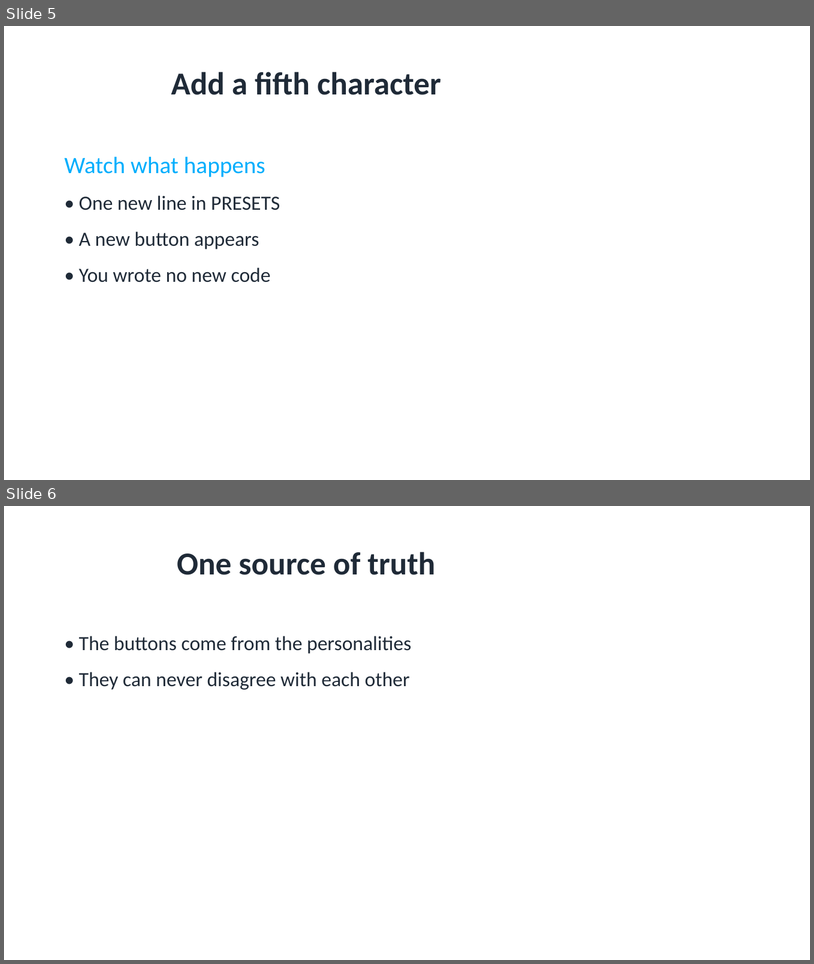
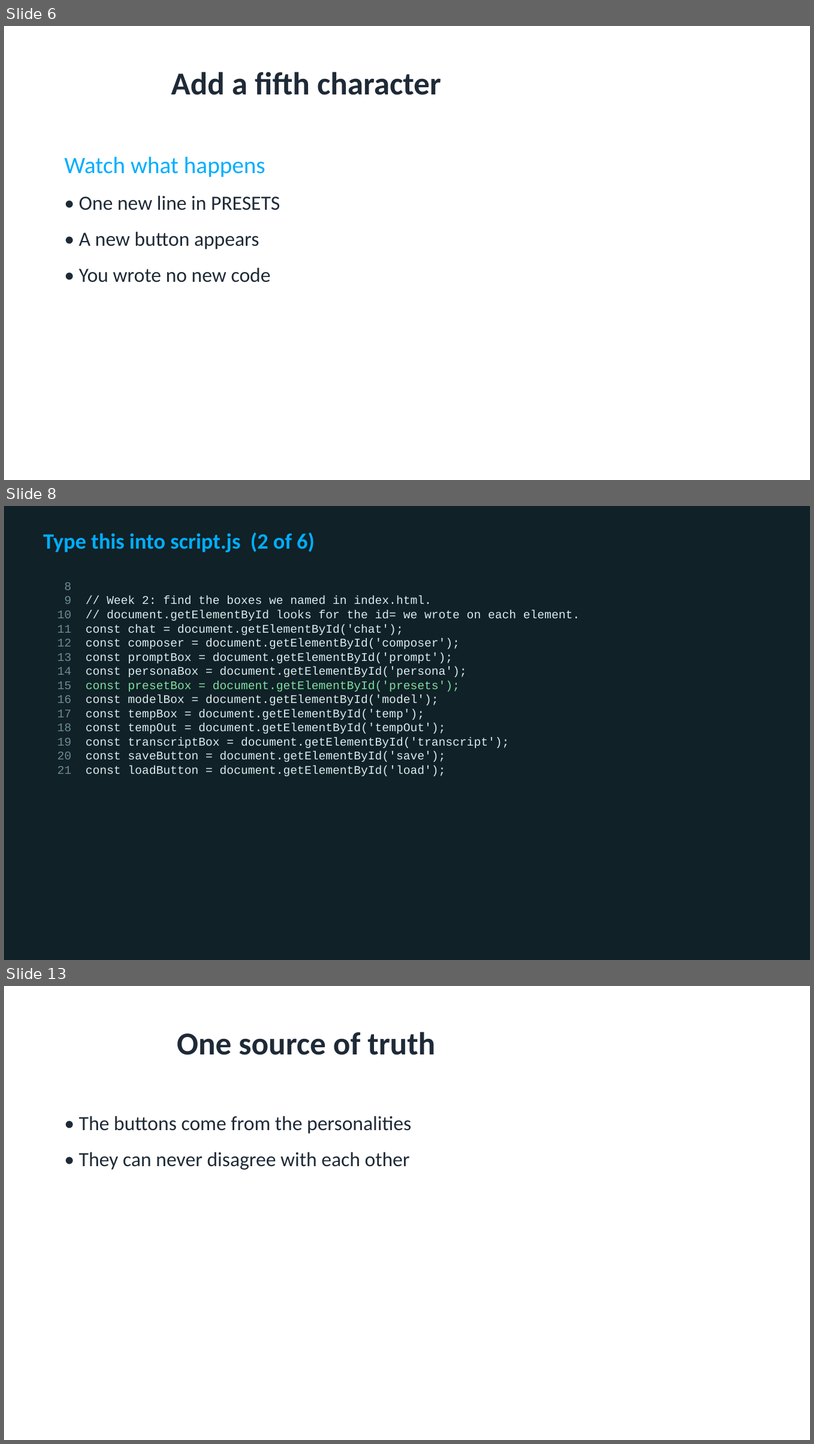
Before and after one commit to utgapps/utgapps.github.io, a slide deck: ai101/slides/week-13.pptx. Shown one above the other, each under a label of ours: slides 5 and 6 before the commit, slides 6, 8 and 13 after it; the slides between them are not shown. The pictures are 814x964 and 814x1444 pixels, drawn with LibreOffice and Linux fonts; fonts in the diff are those of the drawing. Boxes give left, top, right and bottom in pixels: in the first picture for what was removed or moved away, otherwise in the second. Text is boxed around its words. In the diff, an @@ line names an element or a change of style, - is before the commit and + after.

```diff
--- a/ai101/slides/week-13.pptx
+++ b/ai101/slides/week-13.pptx
@@ slide 8 added at (4,506,810,960), background #102127 @@
@@ text added at (43,532,315,552), 26 pt, text #01AEFD, bold @@
+Type this into script.js (2 of 6)
@@ text added at (65,582,580,776), 14 pt, text #DCECEF @@
+8
+9 // Week 2: find the boxes we named in index.html.
+10 // document.getElementById looks for the id= we wrote on each element.
+11 const chat = document.getElementById('chat');
+12 const composer = document.getElementById('composer');
+13 const promptBox = document.getElementById('prompt');
+14 const personaBox = document.getElementById('persona');
+15 const presetBox = document.getElementById('presets');
+16 const modelBox = document.getElementById('model');
+17 const tempBox = document.getElementById('temp');
+18 const tempOut = document.getElementById('tempOut');
+19 const transcriptBox = document.getElementById('transcript');
+20 const saveButton = document.getElementById('save');
+21 const loadButton = document.getElementById('load');
@@ what was slide 5 is now slide 6 @@
@@ what was slide 6 is now slide 13 @@
```
Also in this commit, not shown: 6 other slides added, 34 other files.
